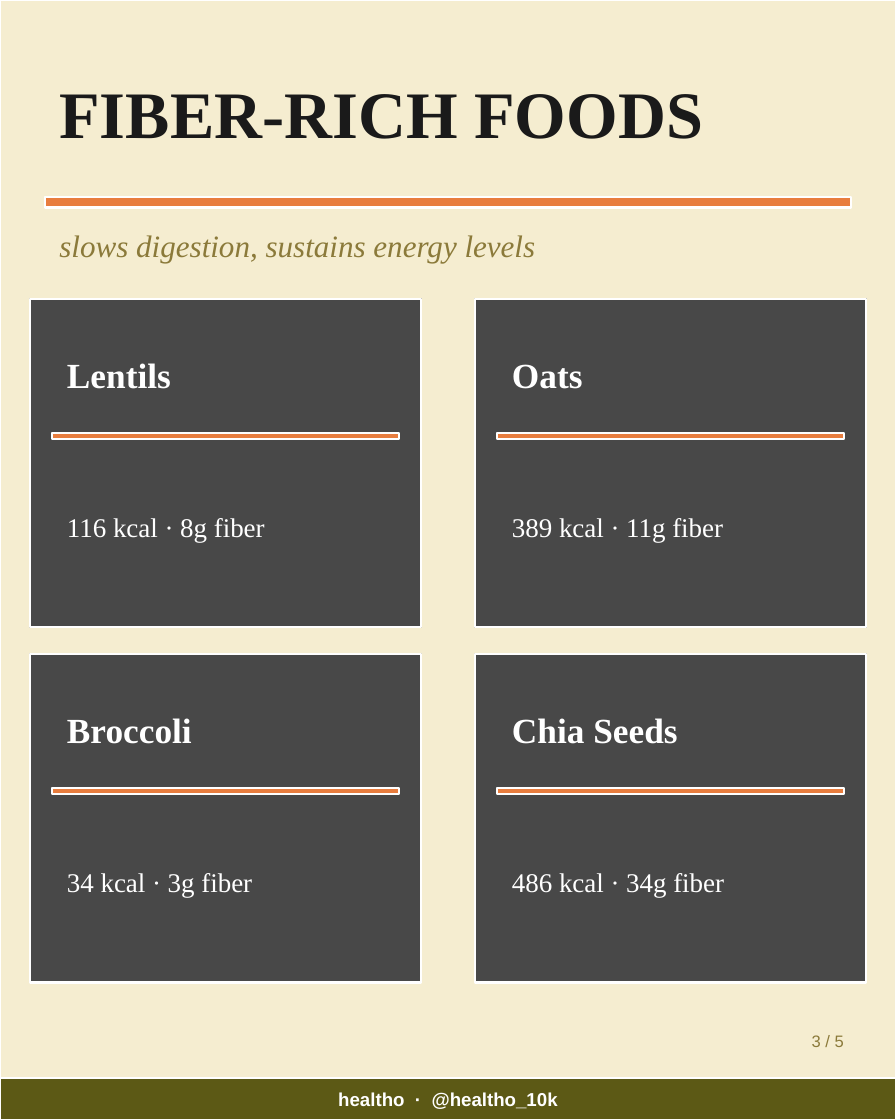
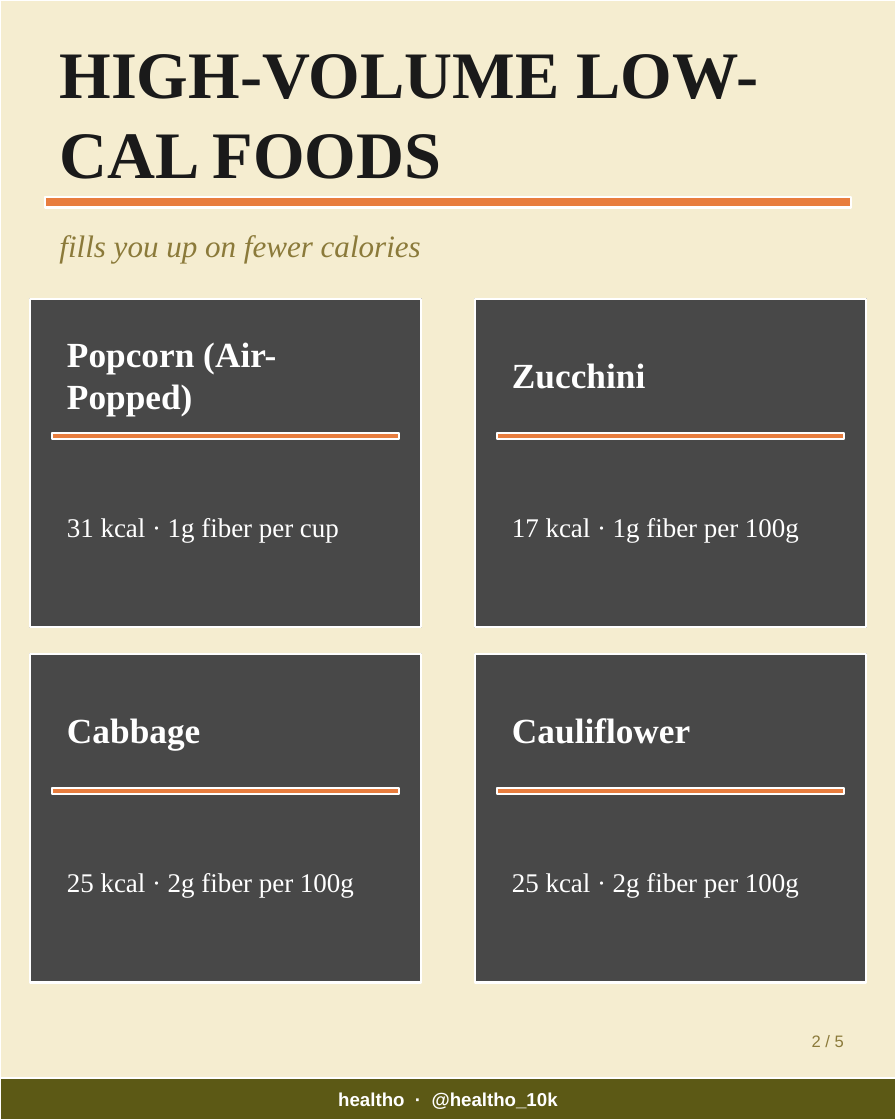
Before and after one commit to healtho-app/healtho, a slide deck: slide 2 of automation/output/latest-carousel.pptx (slide 3 before the commit). Drawn at 896x1120 pixels with LibreOffice and Linux fonts; fonts in the diff are those of the drawing; grey boxes stand for pictures. Boxes give left, top, right and bottom in pixels: in the first picture for what was removed or moved away, otherwise in the second. Text is boxed around its words. In the diff, an @@ line names an element or a change of style, - is before the commit and + after.

```diff
--- a/automation/output/latest-carousel.pptx
+++ b/automation/output/latest-carousel.pptx
@@ text at (x1=59, y1=54, x2=758, y2=179): text changed @@
-FIBER-RICH FOODS
+HIGH-VOLUME LOW-CAL FOODS
@@ text at (x1=59, y1=235, x2=421, y2=263): text changed @@
-slows digestion, sustains energy levels
+fills you up on fewer calories
@@ text at (x1=67, y1=342, x2=276, y2=416): text changed @@
-Lentils
+Popcorn (Air-Popped)
@@ text at (x1=512, y1=363, x2=645, y2=389): text changed @@
-Oats
+Zucchini
@@ text at (x1=67, y1=518, x2=339, y2=542): text changed @@
-116 kcal · 8g fiber
+31 kcal · 1g fiber per cup
@@ text at (x1=512, y1=518, x2=799, y2=542): text changed @@
-389 kcal · 11g fiber
+17 kcal · 1g fiber per 100g
@@ text at (x1=67, y1=718, x2=200, y2=750): text changed @@
-Broccoli
+Cabbage
@@ text at (x1=512, y1=718, x2=690, y2=744): text changed @@
-Chia Seeds
+Cauliflower
@@ text at (x1=67, y1=873, x2=354, y2=898): text changed @@
-34 kcal · 3g fiber
+25 kcal · 2g fiber per 100g
@@ text at (x1=512, y1=873, x2=799, y2=898): text changed @@
-486 kcal · 34g fiber
+25 kcal · 2g fiber per 100g
@@ text at (x1=812, y1=1035, x2=844, y2=1047): text changed @@
-3 / 5
+2 / 5
```
Also in this commit, not shown: 4 other slides changed, 5 other files.
